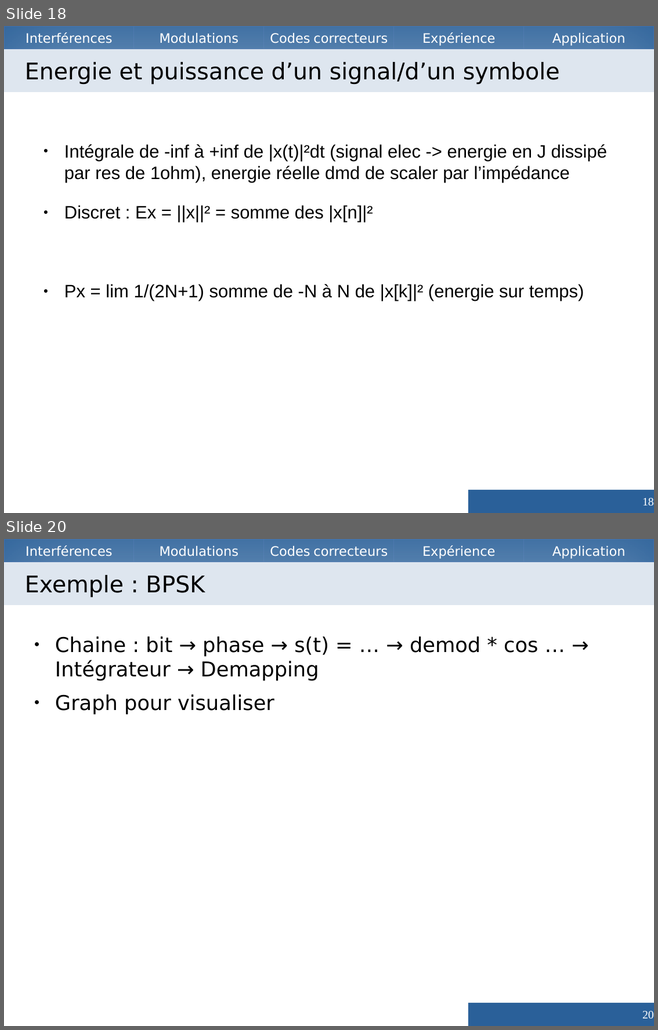
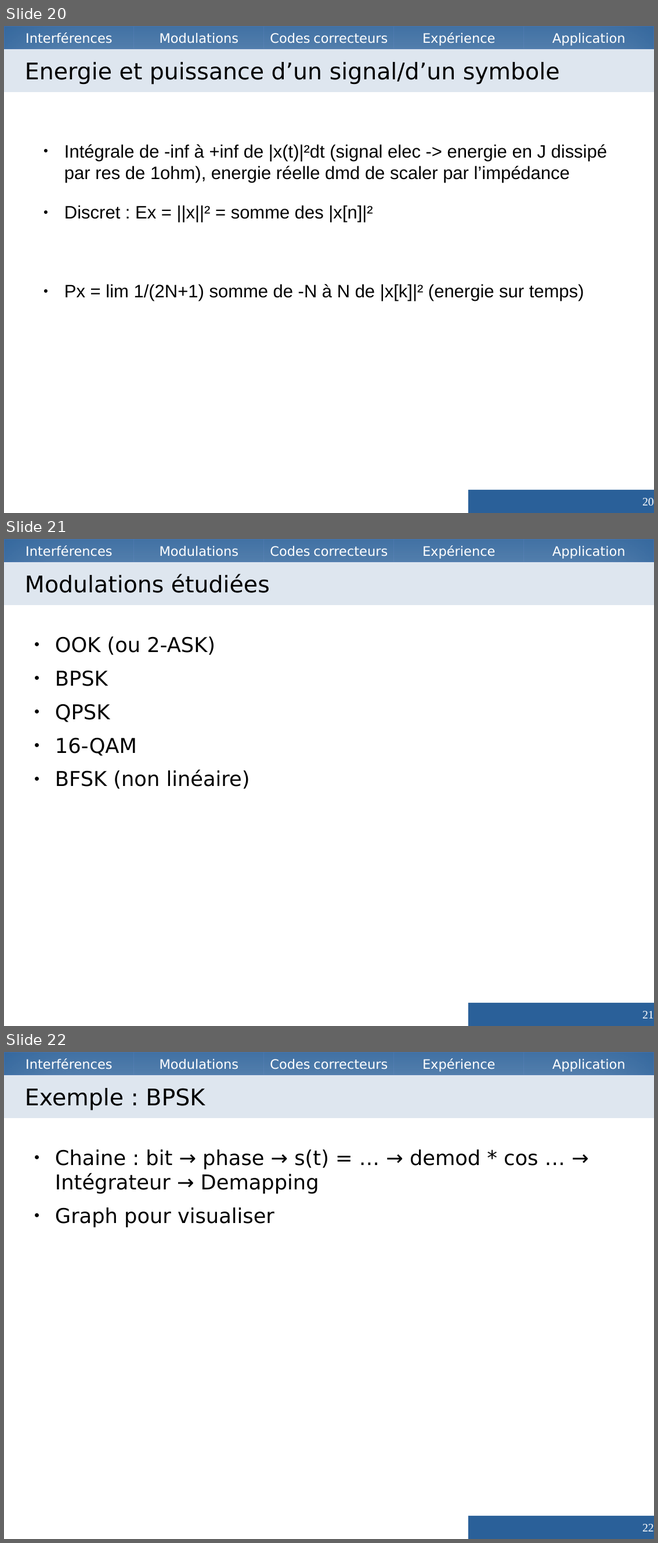
Before and after one commit to Vzrod/tipe, a slide deck: TIPE.odp. Shown one above the other, each under a label of ours: slides 18 and 20 before the commit, slides 20, 21 and 22 after it; the slides between them are not shown. The pictures are 658x1030 and 658x1543 pixels, drawn with LibreOffice and Linux fonts; fonts in the diff are those of the drawing. Boxes give left, top, right and bottom in pixels: in the first picture for what was removed or moved away, otherwise in the second. Text is boxed around its words. In the diff, an @@ line names an element or a change of style, - is before the commit and + after.

```diff
--- a/TIPE.odp
+++ b/TIPE.odp
@@ slide 21 added at (4, 539, 654, 1026), background #FFFFFF; not listed: 5 template elements that a slide beside it also shows @@
@@ title added at (4, 562, 654, 605), fill #DEE6EF, 28 pt, text #000000 @@
+Modulations étudiées
@@ text added at (55, 636, 250, 789), 25 pt, text #000000 @@
+● OOK (ou 2-ASK)
+● BPSK
+● QPSK
+● 16-QAM
+● BFSK (non linéaire)
@@ page number added at (468, 1003, 654, 1026), fill #2A6099, 14 pt, text #FFFFFF @@
+21
@@ what was slide 18 is now slide 20 @@
@@ page number at (642, 498, 654, 506): text changed @@
-18
+20
@@ what was slide 20 is now slide 22 @@
@@ page number at (642, 1524, 654, 1532): text changed @@
-20
+22
```
Also in this commit, not shown: 4 slides changed, 2 other slides added, 1 slide removed, 1 other file.
